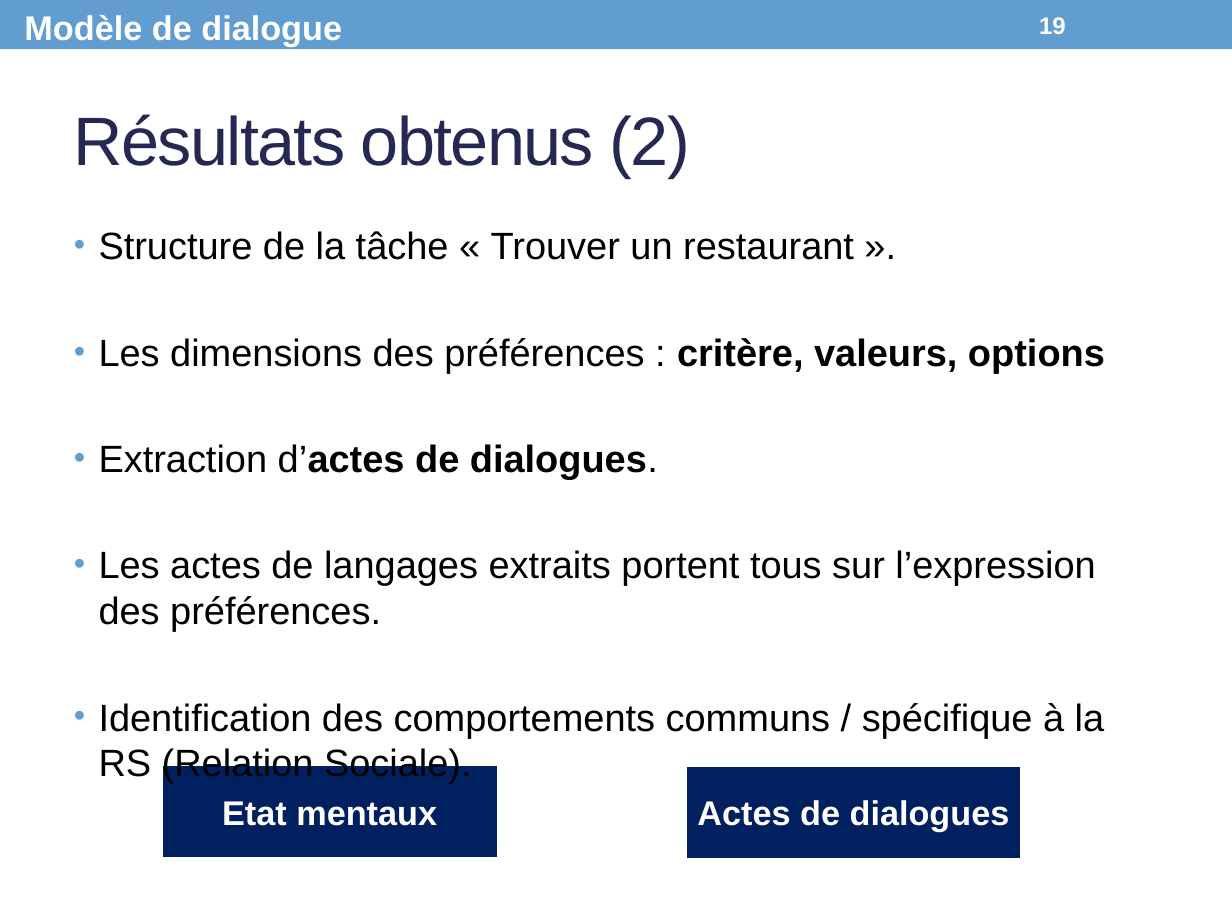
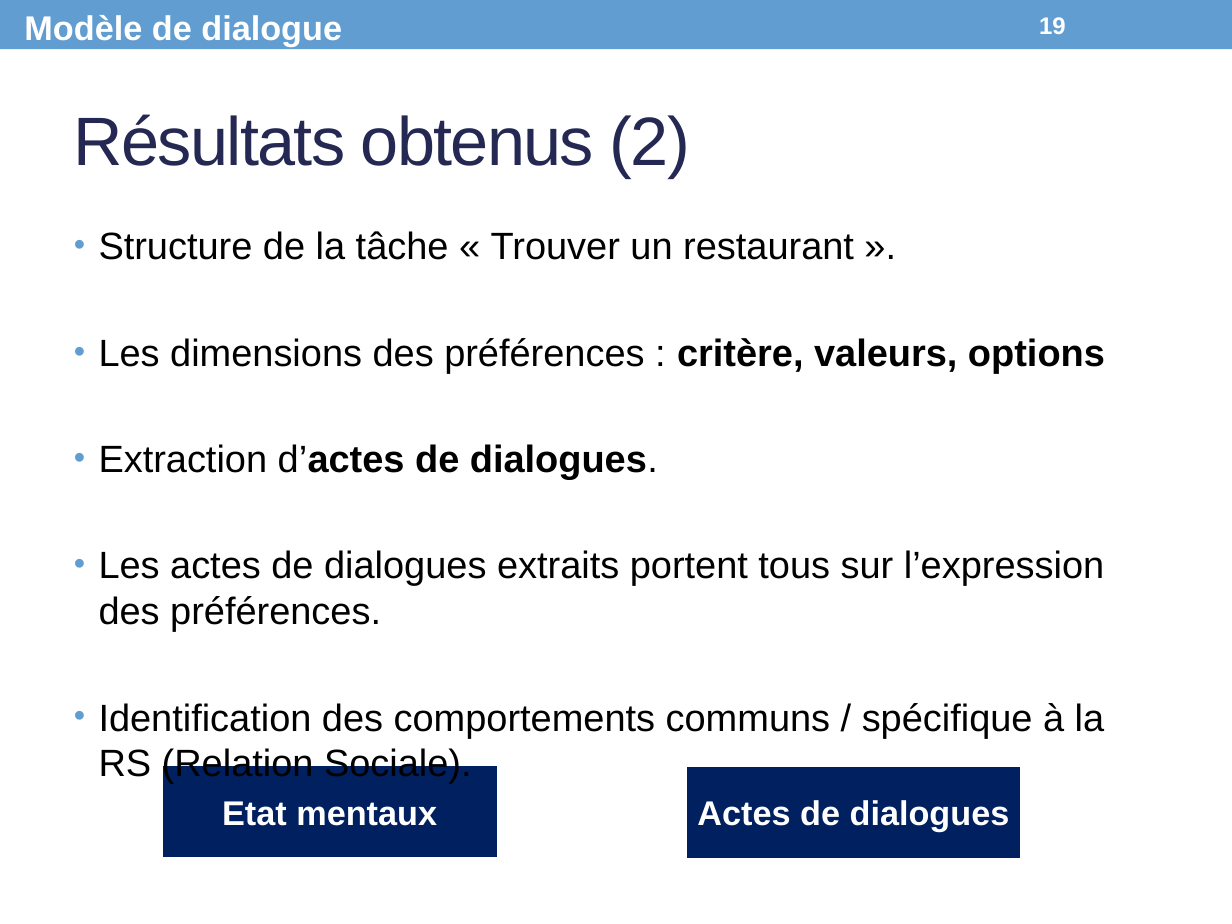
Before and after one commit to Olydia/Discolog, a slide deck: slide 19 of papers/Presentations/CPU_Presentation.pptx. Drawn at 1232x924 pixels with LibreOffice and Linux fonts; fonts in the diff are those of the drawing. Boxes give left, top, right and bottom in pixels: in the first picture for what was removed or moved away, otherwise in the second. Text is boxed around its words. In the diff, an @@ line names an element or a change of style, - is before the commit and + after.

```diff
--- a/papers/Presentations/CPU_Presentation.pptx
+++ b/papers/Presentations/CPU_Presentation.pptx
@@ text at [99, 550, 1104, 631]: text changed @@
-• Les actes de langages extraits portent tous sur l’expression des préférences.
+• Les actes de dialogues extraits portent tous sur l’expression des préférences.
```
Also in this commit, not shown: 6 other slides changed, 2 other files.
